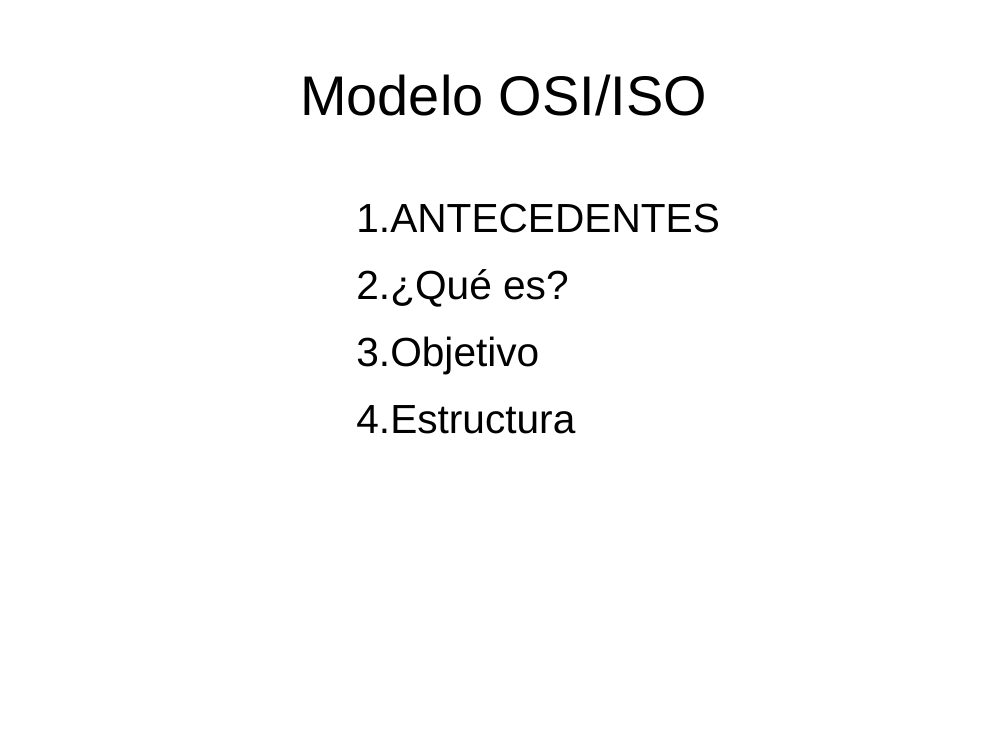
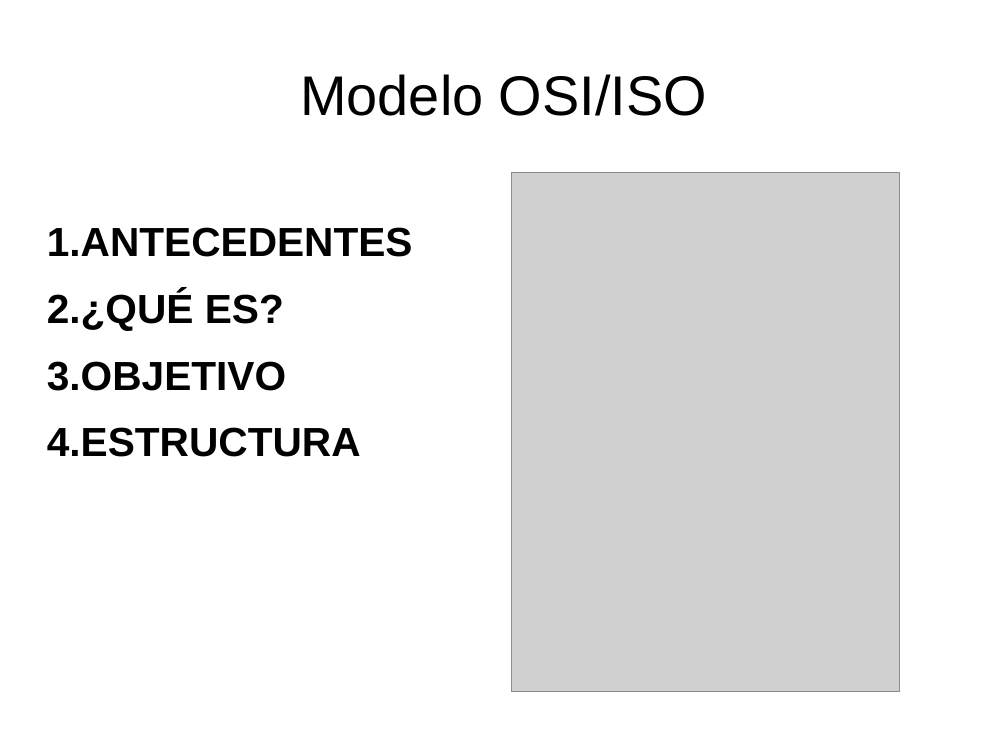
Before and after one commit to q92helea/Pechackucha, a slide deck: slide 8 of Pechakucha.odp (slide 1 before the commit). Drawn at 1008x756 pixels with LibreOffice and Linux fonts; fonts in the diff are those of the drawing; grey boxes stand for pictures. Boxes give left, top, right and bottom in pixels: in the first picture for what was removed or moved away, otherwise in the second. Text is boxed around its words. In the diff, an @@ line names an element or a change of style, - is before the commit and + after.

```diff
--- a/Pechakucha.odp
+++ b/Pechakucha.odp
@@ picture added at <box>511,173,900,692</box> @@
@@ text "ANTECEDENTES": place and size @@
-text "ANTECEDENTES" at <box>356,203,720,434</box>
+text "ANTECEDENTES" at <box>47,227,413,457</box>
@@ text at <box>47,227,413,257</box>: bold on in "ANTECEDENTES" @@
@@ text at <box>47,291,361,457</box>: text changed; bold on @@
-2. ¿Qué es?
-3. Objetivo
-4. Estructura
+2. ¿QUÉ ES?
+3. OBJETIVO
+4. ESTRUCTURA
```
Also in this commit, not shown: 15 other slides changed, 2 slides added, 1 slide removed, 1 other file.
